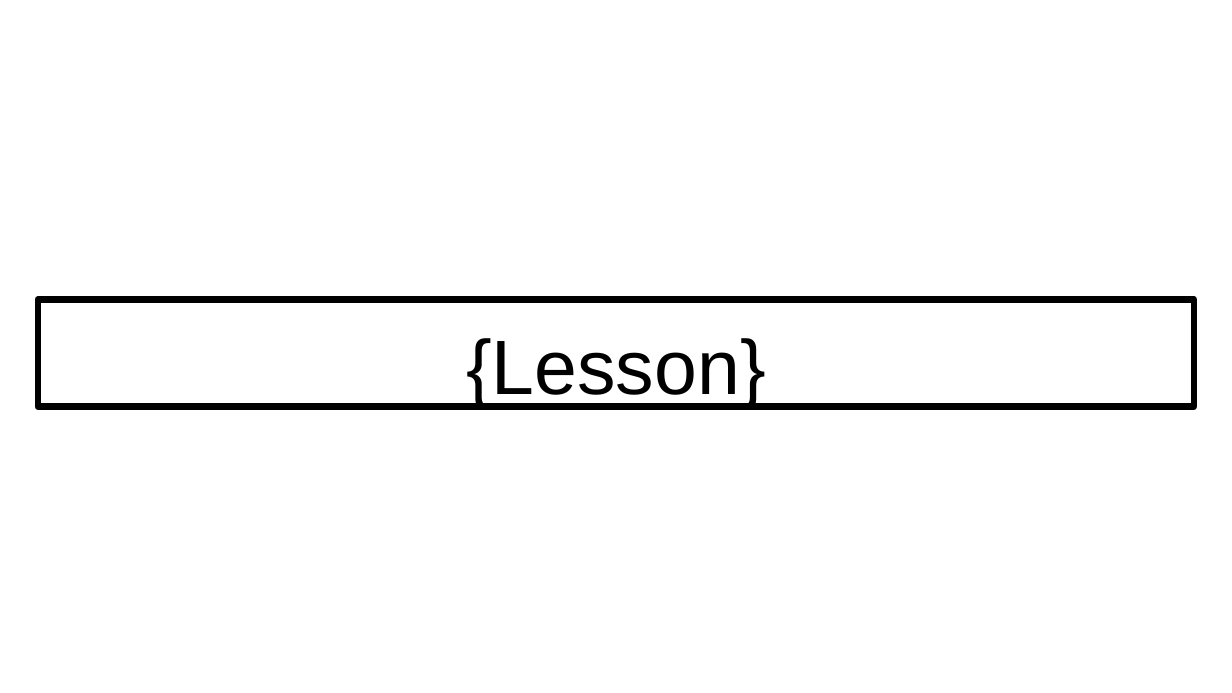
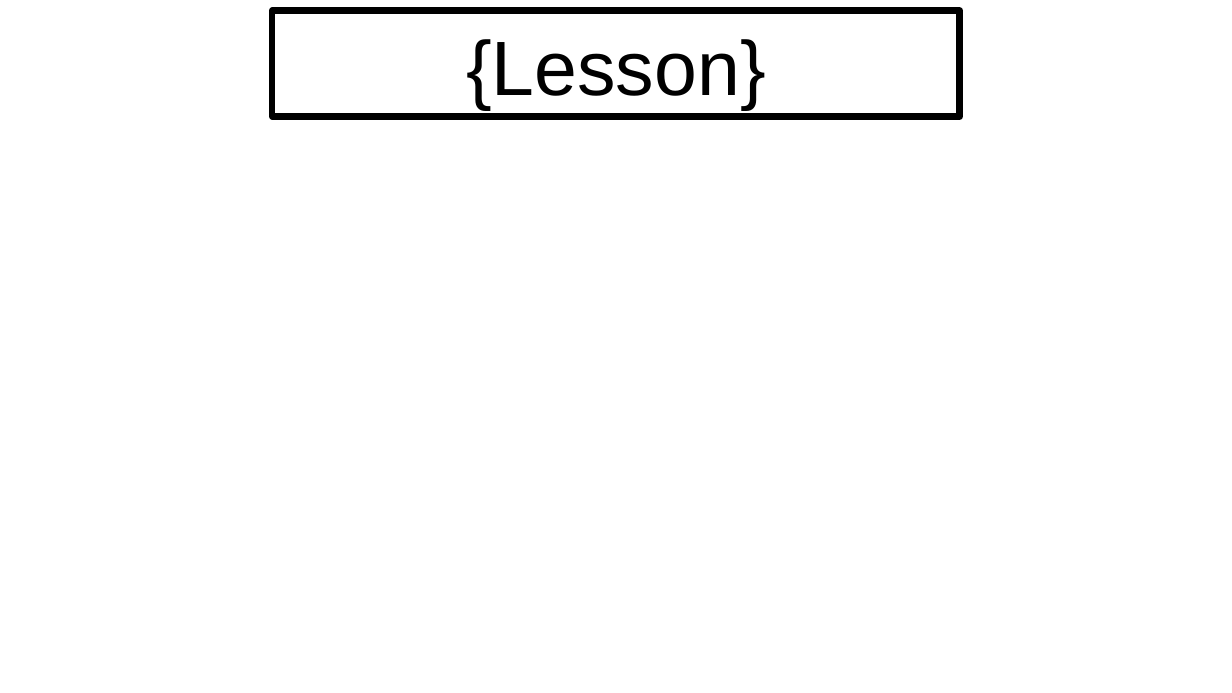
Before and after one commit to irregularchat/template-instructional-design, a slide deck: slide 2 of Development-Training_Name/4-Implement/Lesson_Plans-POI_NAME/Lesson_Plan01-NAME/Audio_Visual-Template/Lesson_Slide-LESSON_NAME.odp. Drawn at 1232x693 pixels with LibreOffice and Linux fonts; fonts in the diff are those of the drawing. Boxes give left, top, right and bottom in pixels: in the first picture for what was removed or moved away, otherwise in the second. Text is boxed around its words. In the diff, an @@ line names an element or a change of style, - is before the commit and + after.

```diff
--- a/Development-Training_Name/4-Implement/Lesson_Plans-POI_NAME/Lesson_Plan01-NAME/Audio_Visual-Template/Lesson_Slide-LESSON_NAME.odp
+++ b/Development-Training_Name/4-Implement/Lesson_Plans-POI_NAME/Lesson_Plan01-NAME/Audio_Visual-Template/Lesson_Slide-LESSON_NAME.odp
@@ text "{Lesson}": place and size @@
-text "{Lesson}" at (38, 299, 1194, 407)
+text "{Lesson}" at (273, 10, 960, 116)
@@ text "{Lesson}" at (273, 10, 960, 116): line spacing 1 to 0.9; more space between paragraphs @@
```
Also in this commit, not shown: 5 other slides changed, 2 other files.
